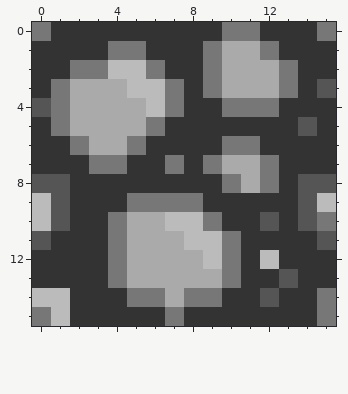
Edited in one commit: pixel-art sprite (assets/Art/Textures/Cobblestone.png). The first picture shows the starting point.
The file is 16x16 pixels.
The result:
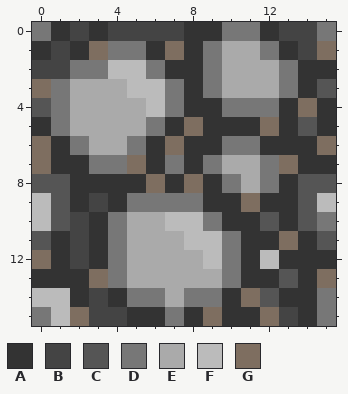
Palette (. is transparent): A #333333  B #444444  C #555555  D #777777  E #aaaaaa  F #bbbbbb  G #7e6e60
Edits made:
@@ x 0..15 @@
- 0 DAAAAAAAAADDAAAD
- 1 AAAADDAAADEEDAAA
- 2 AADDFFDAADEEEDAA
- 3 ADEEEFFDADEEEDAC
- 4 CDEEEEFDAADDDAAA
- 5 ADEEEEDAAAAAAACA
- 6 AADEEDAAAADDAAAA
- 7 AAADDAADADEEDAAA
- 8 CCAAAAAAAADEDACC
- 9 FCAAADDDDAAAAACF
-10 FCAADEEFFDAACACD
-11 CAAADEEEFFDAAAAC
-12 AAAADEEEEFDAFAAA
-13 AAAADEEEEEDAACAA
-14 FFAAADDEDDAACAAD
-15 DFAAAAADAAAAAAAD
+ 0 DABABBBBAADDABBD
+ 1 ABAGDDAGADEEDABG
+ 2 BBDDFFDAADEEEDAA
+ 3 GDEEEFFDADEEEDAC
+ 4 CDEEEEFDAADDDAGA
+ 5 ADEEEEDAGAAAGACA
+ 6 GADEEDAGAADDAAAG
+ 7 GAADDGADADEEDGAA
+ 8 CCAAAAGAGADEDACC
+ 9 FCABADDDDAAGAACF
+10 FCBADEEFFDAACACD
+11 CABADEEEFFDAAGAC
+12 GABADEEEEFDAFAAA
+13 AAAGDEEEEEDAACAG
+14 FFABADDEDDAGCAAD
+15 DFGBBAADAGAAGBAD
Changed places in both pictures, as pixel boxes (x1, y1, x2, y2):
changed: (32, 22, 336, 326)
